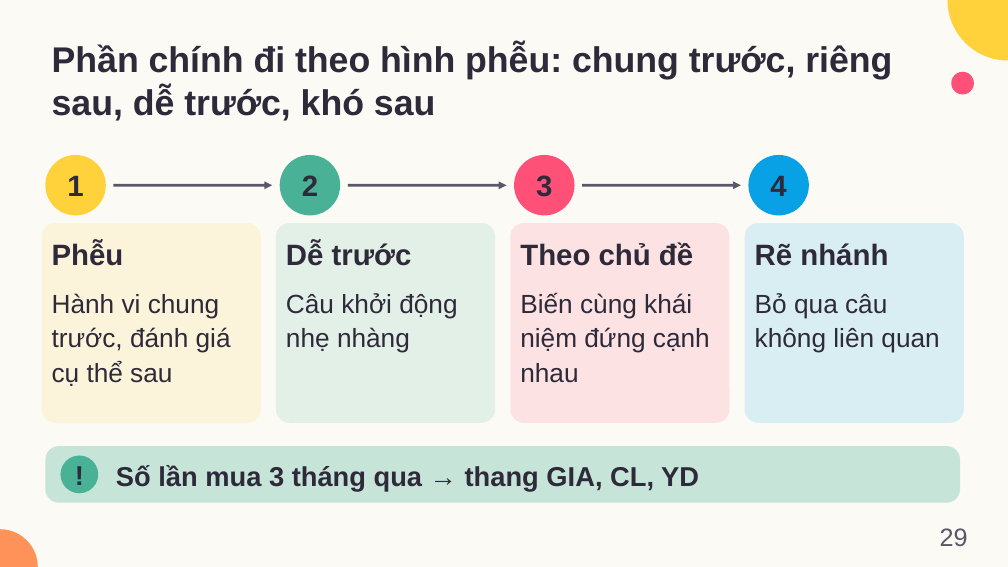
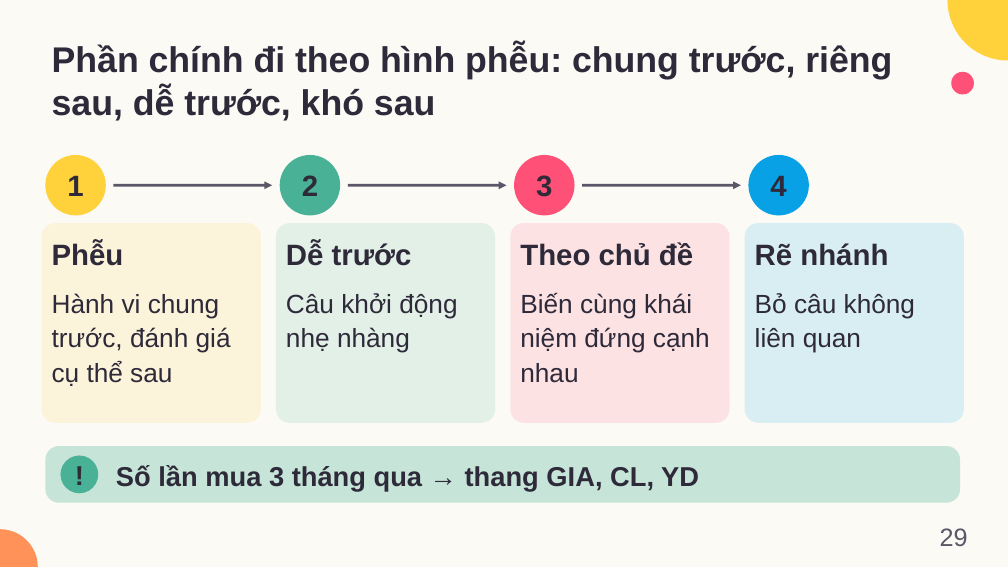
Before and after one commit to dnbaoquyen/academic-pptx-skill, a slide deck: slide 29 of mkt1107/output/MKT1107_W10_slides.pptx. Drawn at 1008x567 pixels with LibreOffice and Linux fonts; fonts in the diff are those of the drawing. Boxes give left, top, right and bottom in pixels: in the first picture for what was removed or moved away, otherwise in the second. Text is boxed around its words. In the diff, an @@ line names an element or a change of style, - is before the commit and + after.

```diff
--- a/mkt1107/output/MKT1107_W10_slides.pptx
+++ b/mkt1107/output/MKT1107_W10_slides.pptx
@@ text at box(755, 293, 915, 353): text changed @@
-Bỏ qua câu không liên quan
+Bỏ câu không liên quan
```
Also in this commit, not shown: 2 other slides changed, 13 other files.
